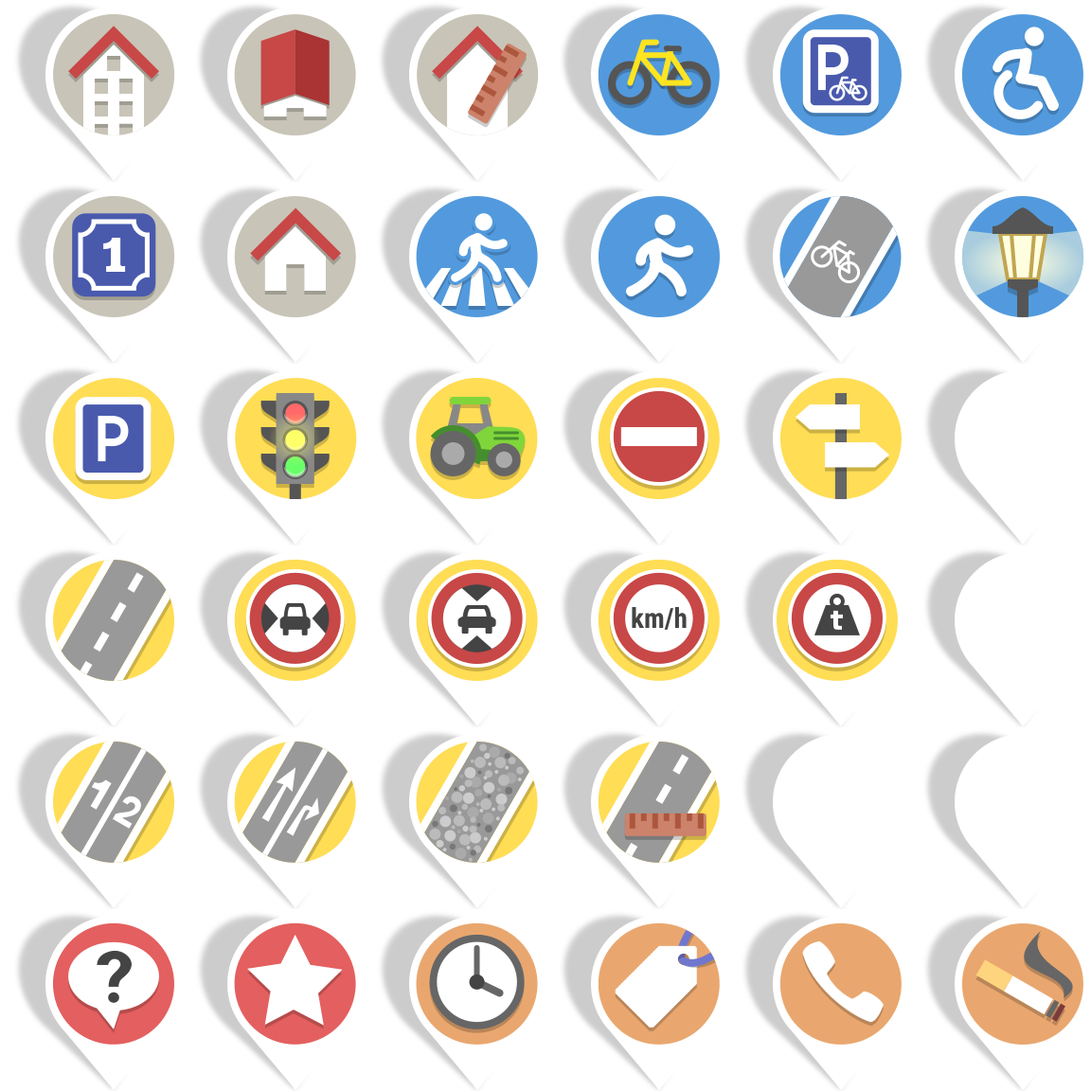
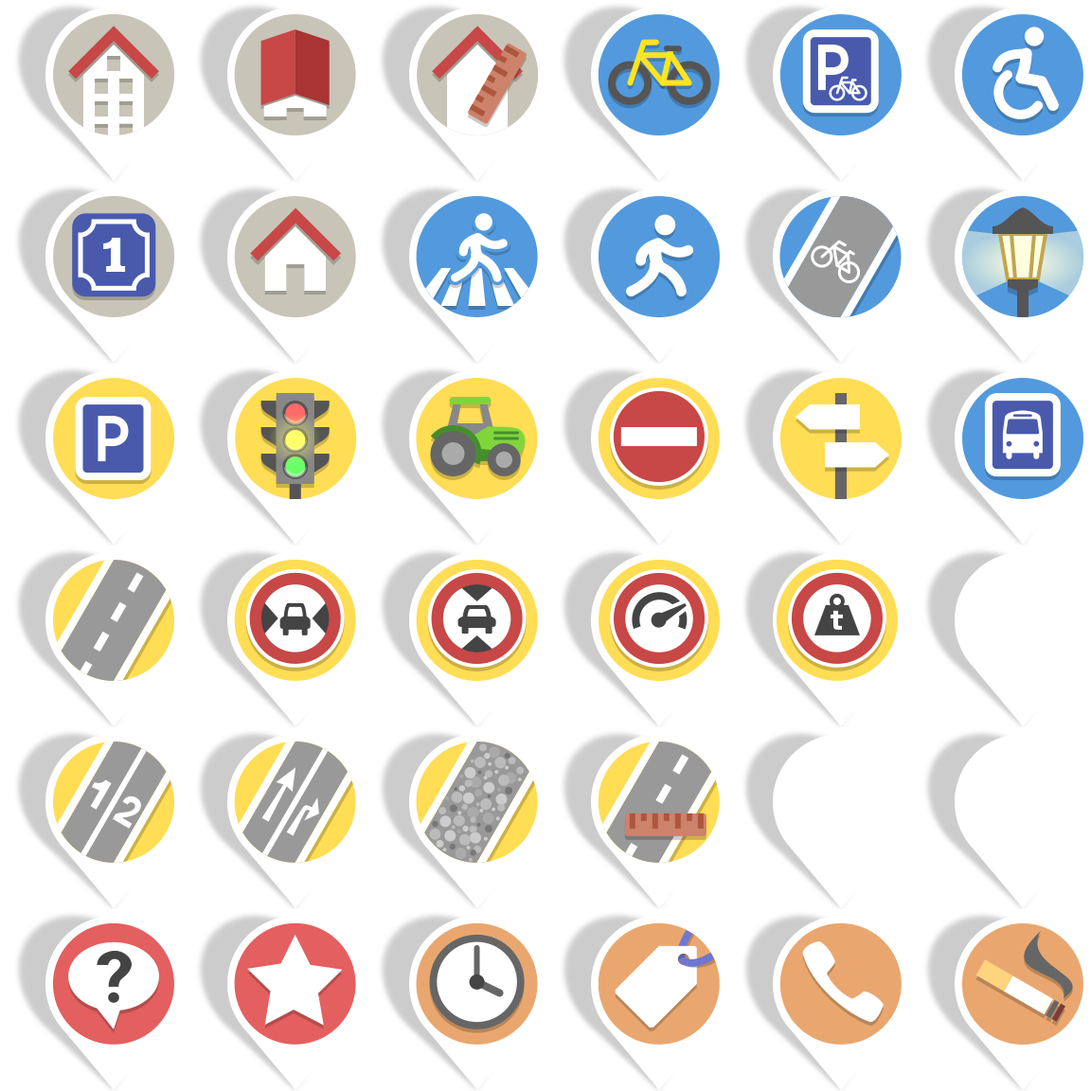
Before/after of a 1091 × 1091 layered artwork. What changed in the layer stack:
painted on "quest_icons.svg.png" over (597, 378, 1084, 682)
